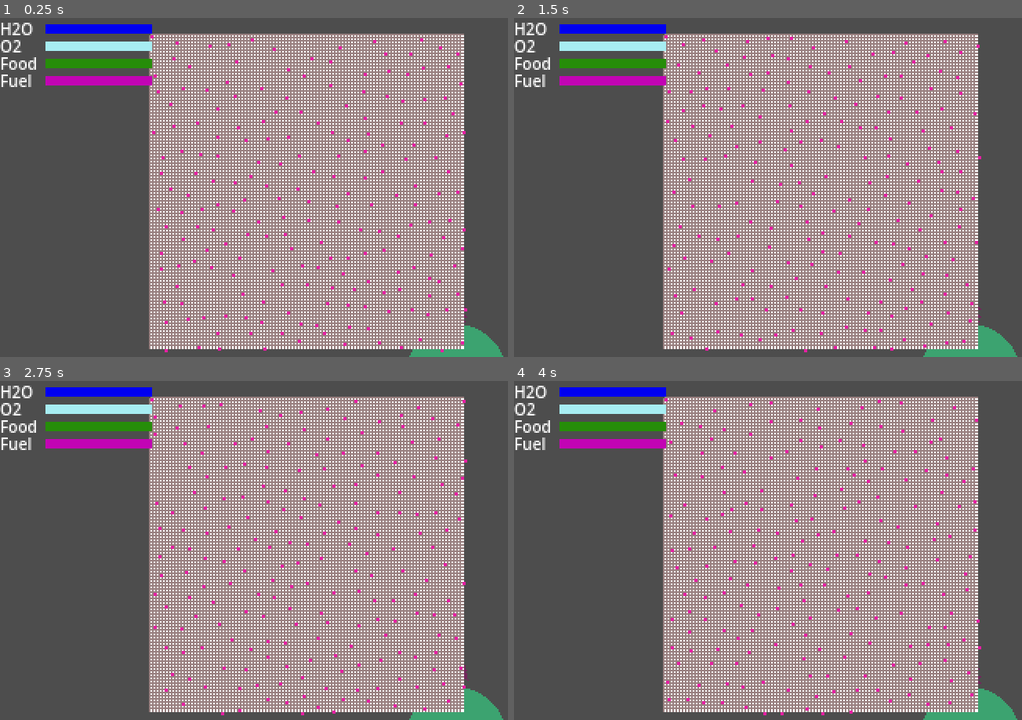
Above: before the commit, frames 1-4 (two rows, left to right).
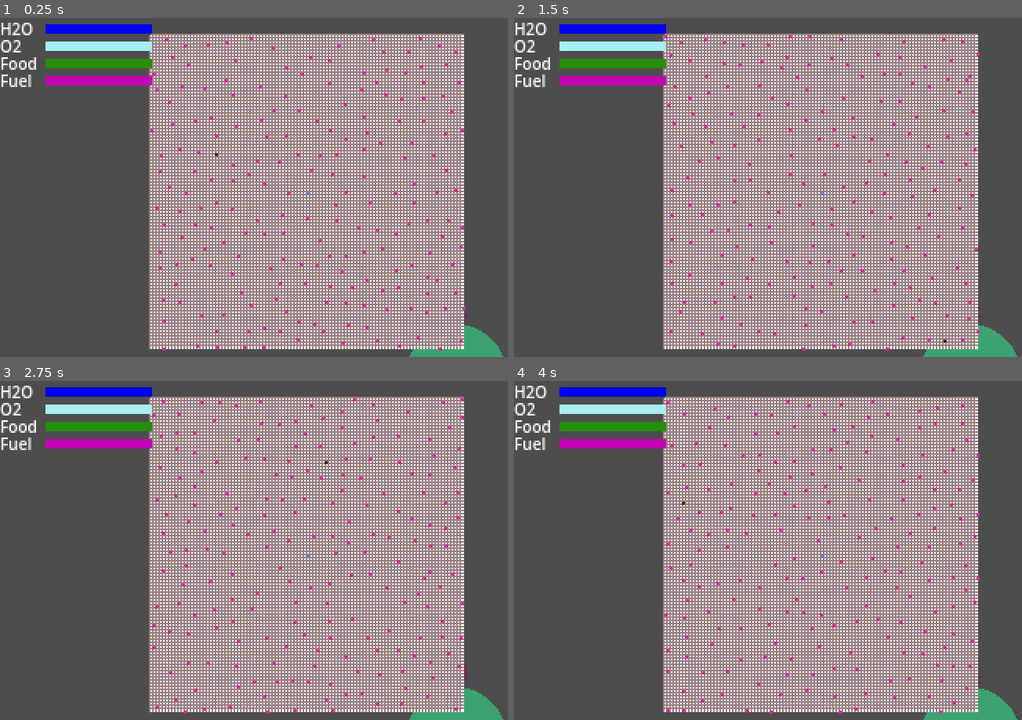
Above: after the commit, the same moments.

Repository: BnLds/MotherEarth
Game: Godot game, scene res://Scenes/Level/Level.tscn
The game is run twice, just before and just after one commit, with the same random seed, the same clock (stepped at 60 frames per second) and the same inputs.
Inputs:
- Up to frame 1 (0.25 s): no input
- Up to frame 2 (1.5 s): tap Enter at 0.5 s; hold Right (rotate_right) 0.53-1.28 s; tap Space (restart) at 1.25 s; hold Left (rotate_left) from 1.28 s (still down)
- Up to frame 3 (2.75 s): tap Space (restart) at 2 s; release Left (rotate_left) at 2.03 s; hold Right (rotate_right) from 2.03 s (still down)
- Up to frame 4 (4 s): tap Space (restart) at 2.75, 3.5 s; release Right (rotate_right) at 2.78 s; hold Up (speed_up) 2.78-3.53 s; hold Left (rotate_left) from 3.53 s (still down)

The runs differ from the first frame. In frame 1, 1.8% of the frame differs, in the area x 29-92%, y 5-99%; in frame 2, 2.1%; in frame 3, 2.2%; in frame 4, 2.3%.

Commit message:
Center start planet in grid and generate target planet

Diff:
--- a/NodelessScripts/PlanetGenerator.gd
+++ b/NodelessScripts/PlanetGenerator.gd
@@ -1,18 +1,20 @@
-static func GetPointsRandom(n_points, x_width : int, y_width : int, min_dist : int):
+static func GetPointsRandom(n_points, x_width : int, y_width : int, min_dist : int, target_dist : int):
 	var x := []
 	var y := []
-	#var distances := []
+	var target_point
+	var origin = Vector2(floor(x_width/2), floor(y_width/2))
 
 	var dist_2 := min_dist * min_dist
 	var i_loop := 1
 	var n_valid_points := 0
 
-	x.append(0)
-	y.append(0)
+	#first planet is origin
+	x.append(origin.x)
+	y.append(origin.y)
 
 	while n_valid_points < n_points && i_loop < 1e6:
-		var x_new : float = x_width * randf()
-		var y_new : float = y_width * randf()
+		var x_new : int = floor(x_width * randf())
+		var y_new : int = floor(y_width * randf())
 
 		var is_valid := true
 		for i in range(n_valid_points):
@@ -32,15 +34,14 @@
 	if n_valid_points < n_points:
 		push_error("Cannot find wanted number of points in " + str(i_loop) + " iterations.")
 
-#	if n_points > 2:
-#		for i in range(n_points):
-#			for j in range(n_points):
-#				var dx : float = x[i] - x[j]
-#				var dy : float = y[i] - y[j]
-#				var distance := sqrt(dx*dx + dy*dy)
-#				distances[i][j] = distance
-#
-#	else:
-#		distances = [null]
+	if n_points > 2:
+		for i in range(n_points):
+			for j in range(n_points):
+				var dx : float = x[i] - x[j]
+				var dy : float = y[i] - y[j]
+				var distance := sqrt(dx*dx + dy*dy)
+				if distance >= target_dist:
+					target_point = Vector2(x[i], y[i])
+					break
 
-	return [x, y]
+	return [x, y, origin, target_point]
--- a/Scenes/Level/Level.tscn
+++ b/Scenes/Level/Level.tscn
@@ -175,5 +175,7 @@
 anchors_preset = 0
 script = ExtResource("5_t0mih")
 fg_planet = Color(0.898039, 0.12549, 0.639216, 1)
+fg_start = Color(0.329412, 0.490196, 0.952941, 1)
+fg_target = Color(0.317647, 0.141176, 0, 1)
 
 [connection signal="timeout" from="ResourceManager/ResourceTimer" to="ResourceManager" method="_on_resource_timer_timeout"]
--- a/Scenes/Level/Scripts/TestGrid.gd
+++ b/Scenes/Level/Scripts/TestGrid.gd
@@ -3,15 +3,27 @@
 @export var bg = Color(1,1,1)
 @export var fg_empty = Color(0.6,0.5,0.5)
 @export var fg_planet = Color(0.6,0.5,0.5)
+@export var fg_start = Color(0.6,0.5,0.5)
+@export var fg_target = Color(0.6,0.5,0.5)
 @export var rows = 100
 @export var columns = 100
+@export var space_size = 200
 
-var rect_size = Vector2(200, 200)
+var rect_size = Vector2(space_size, space_size)
 var PlanetGenerator = preload("res://NodelessScripts/PlanetGenerator.gd")
-var value
+var x
+var y
+var target
+var origin
+var centered_x = []
+var centered_y = []
 
 func _init():
-	value = PlanetGenerator.GetPointsRandom(200, 200, 200, 10)
+	var value = PlanetGenerator.GetPointsRandom(200, space_size, space_size, 10, 50)
+	x = value[0]
+	y = value[1]
+	origin = value[2]
+	target = value[3]
 
 func _ready():
 	pass
@@ -29,5 +41,10 @@
 		var to := Vector2(rect_size.x, from.y)
 		draw_line(from, to, fg_empty)
 
-	for i in range(0, 200):
-		draw_rect(Rect2(Vector2(ceil(value[0][i]), ceil(value[1][i])), Vector2(rect_size.x/columns, rect_size.x/columns)), fg_planet)
+	for i in range(rect_size.x):
+		draw_rect(Rect2(Vector2(x[i], y[i]), Vector2(rect_size.x/columns, rect_size.x/columns)), fg_planet)
+
+	#draw start planet
+	draw_rect(Rect2(origin, Vector2(rect_size.x/columns, rect_size.x/columns)), fg_start)
+	#draw taregt planet
+	draw_rect(Rect2(target, Vector2(rect_size.x/columns, rect_size.x/columns)), fg_target)
